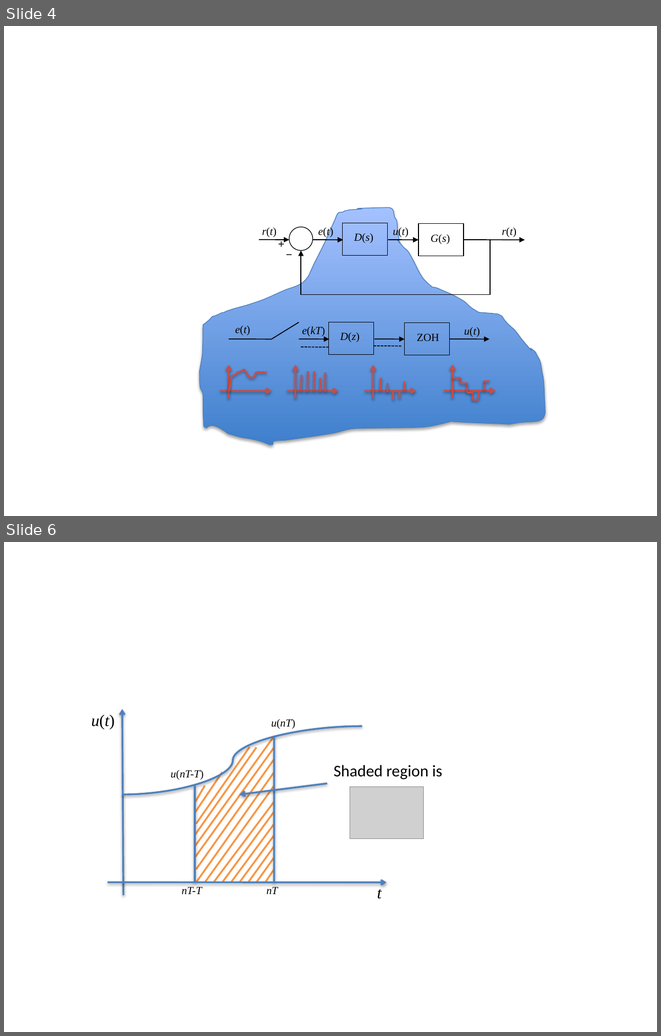
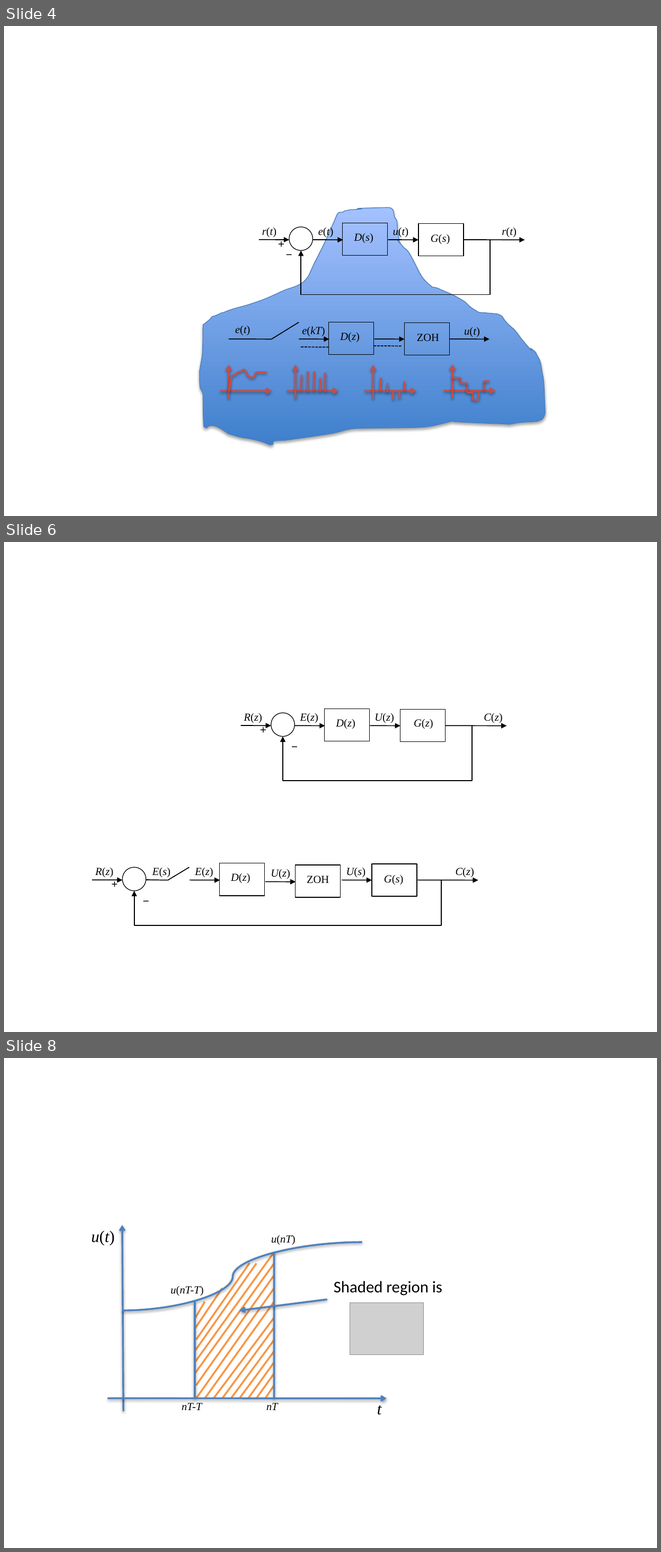
Before and after one commit to cpjobling/EGLM03-Resources, a slide deck: DigitalSystems/Lecture11/pictures/pictures-converted.pptx. Shown one above the other, each under a label of ours: slides 4 and 6 before the commit, slides 4, 6 and 8 after it; the slides between them are not shown. The pictures are 661x1036 and 661x1552 pixels, drawn with LibreOffice and Linux fonts; fonts in the diff are those of the drawing; grey boxes stand for pictures. Boxes give left, top, right and bottom in pixels: in the first picture for what was removed or moved away, otherwise in the second. Text is boxed around its words. In the diff, an @@ line names an element or a change of style, - is before the commit and + after.

```diff
--- a/DigitalSystems/Lecture11/pictures/pictures-converted.pptx
+++ b/DigitalSystems/Lecture11/pictures/pictures-converted.pptx
@@ slide 6 added at <box>4,542,657,1032</box>, background #FFFFFF @@
@@ group added at <box>241,708,507,780</box>: 7 texts, 4 arrows, 2 rectangles, 1 elbow arrow, 1 ellipse @@
+−
+C(z)
+D(z)
+U(z)
++
+R(z)
+E(z)
@@ text added at <box>414,719,433,729</box>, 12 pt, text #000000, italic @@
+G(z)
@@ text added at <box>95,867,113,877</box>, 12 pt, text #000000, italic @@
+R(z)
@@ text added at <box>105,874,124,893</box>, 12 pt, text #000000 @@
++
@@ ellipse added at <box>122,867,146,891</box>, outline #000000 0.75 pt @@
@@ text added at <box>152,867,170,877</box>, 12 pt, text #000000, italic @@
+E(s)
@@ line added from (168, 880) to (190, 867), #000000 1 pt @@
@@ text added at <box>195,867,213,877</box>, 12 pt, text #000000, italic @@
+E(z)
@@ rectangle added at <box>220,863,265,896</box>, outline #000000 0.75 pt @@
@@ text added at <box>231,873,250,883</box>, 12 pt, text #000000, italic @@
+D(z)
@@ text added at <box>271,869,290,879</box>, 12 pt, text #000000, italic @@
+U(z)
@@ rectangle added at <box>295,865,340,897</box>, outline #000000 0.75 pt @@
@@ text added at <box>307,875,329,883</box>, 12 pt, text #000000 @@
+ZOH
@@ text added at <box>346,867,366,877</box>, 12 pt, text #000000, italic @@
+U(s)
@@ rectangle added at <box>372,864,417,897</box>, outline #000000 0.75 pt @@
@@ text added at <box>384,875,404,884</box>, 12 pt, text #000000, italic @@
+G(s)
@@ text added at <box>456,867,474,878</box>, 12 pt, text #000000, italic @@
+C(z)
@@ arrow added from (92, 880) to (122, 880), #000000 1 pt @@
@@ elbow arrow added from (441, 880) to (134, 891), #000000 1 pt @@
@@ text added at <box>136,891,156,910</box>, 12 pt, text #000000 @@
+−
@@ line added from (146, 880) to (168, 880), #000000 1 pt @@
@@ arrow added from (190, 880) to (220, 880), #000000 1 pt @@
@@ arrow added from (265, 882) to (296, 882), #000000 1 pt @@
@@ arrow added from (342, 880) to (372, 880), #000000 1 pt @@
@@ arrow added from (417, 880) to (478, 880), #000000 1 pt @@
@@ what was slide 6 is now slide 8 @@
```
Also in this commit, not shown: 1 slide changed, 1 other slide added, 7 other files.
